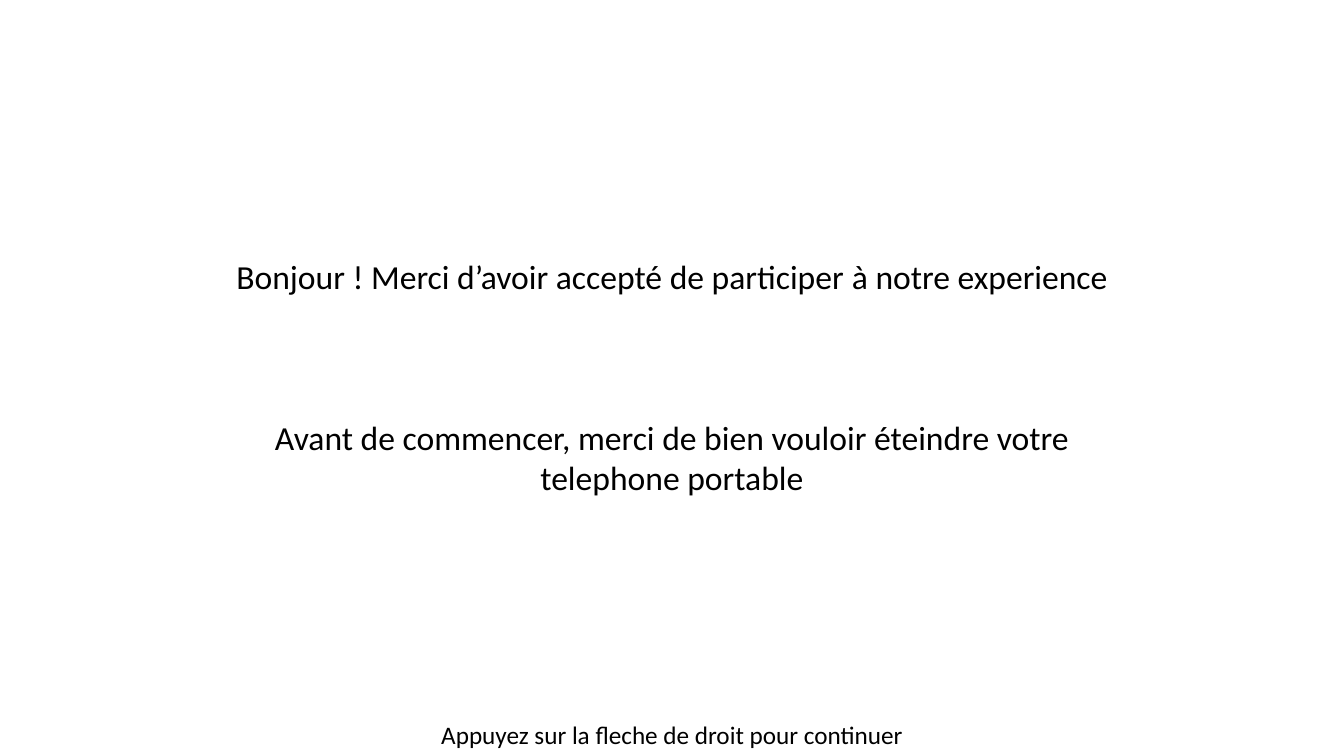
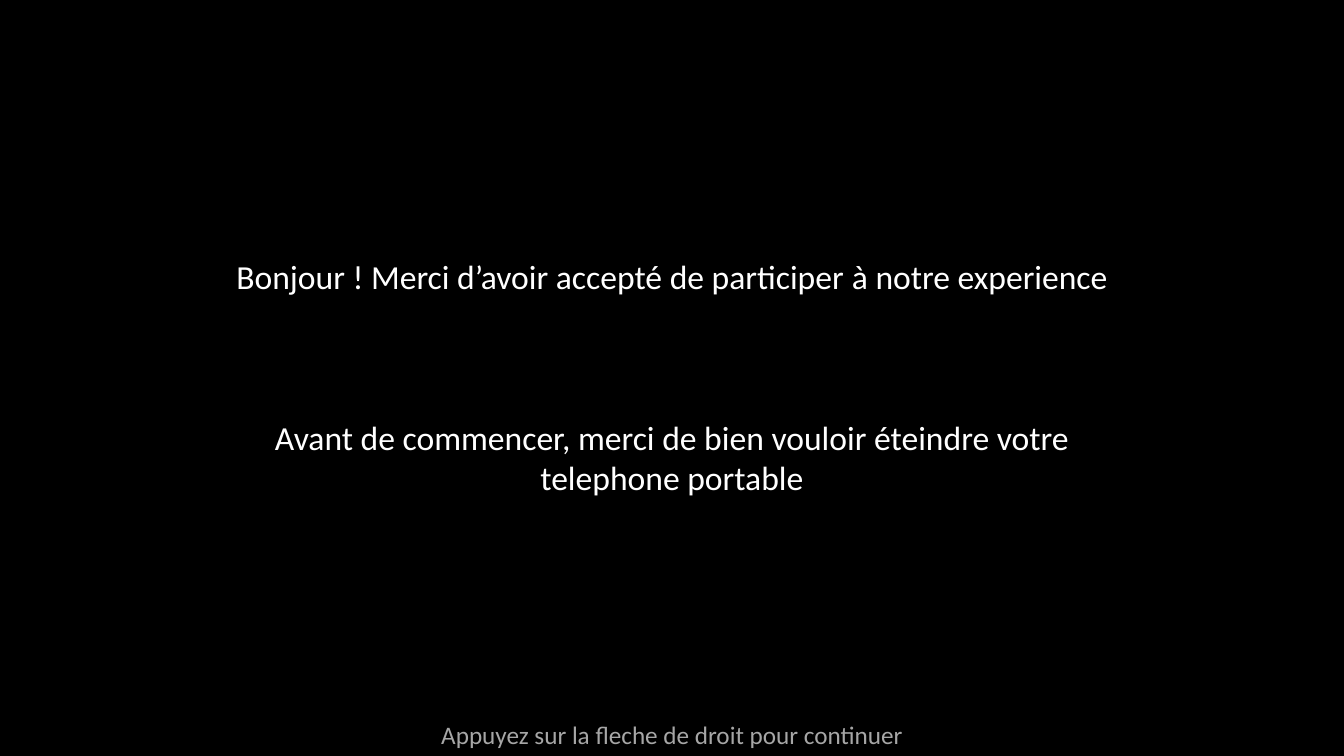
Before and after one commit to MBB-team/Online_Testing, a slide deck: slide 1 of Self_Efficacy/Stimuli/Instructions.pptx. Drawn at 1344x756 pixels with LibreOffice and Linux fonts; fonts in the diff are those of the drawing. Boxes give left, top, right and bottom in pixels: in the first picture for what was removed or moved away, otherwise in the second. Text is boxed around its words. In the diff, an @@ line names an element or a change of style, - is before the commit and + after.

```diff
--- a/Self_Efficacy/Stimuli/Instructions.pptx
+++ b/Self_Efficacy/Stimuli/Instructions.pptx
@@ background #FFFFFF to #000000 @@
@@ text "Bonjour ! Merci d’avoir accepté ..." at box(236, 265, 1108, 496): text colour #000000 to #FFFFFF @@
@@ text "Appuyez sur la fleche de ..." at box(441, 726, 903, 748): text colour #000000 to #A6A6A6 @@
```
Also in this commit, not shown: 21 other slides changed, 6 other files.
